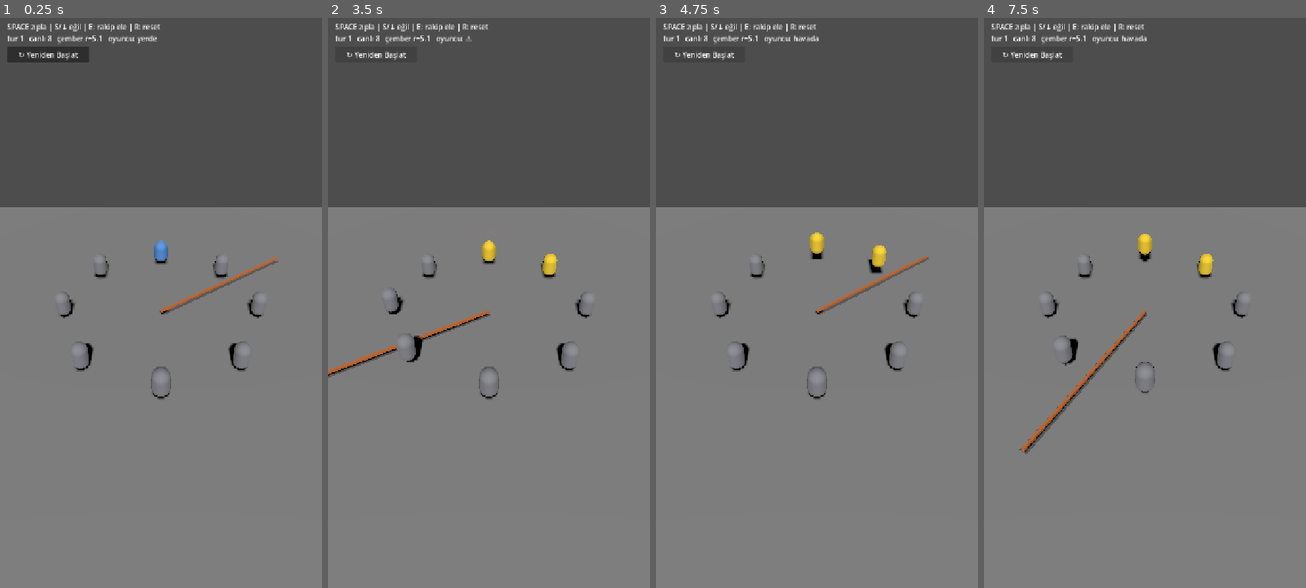
Above: before the commit, frames 1-4 (left to right).
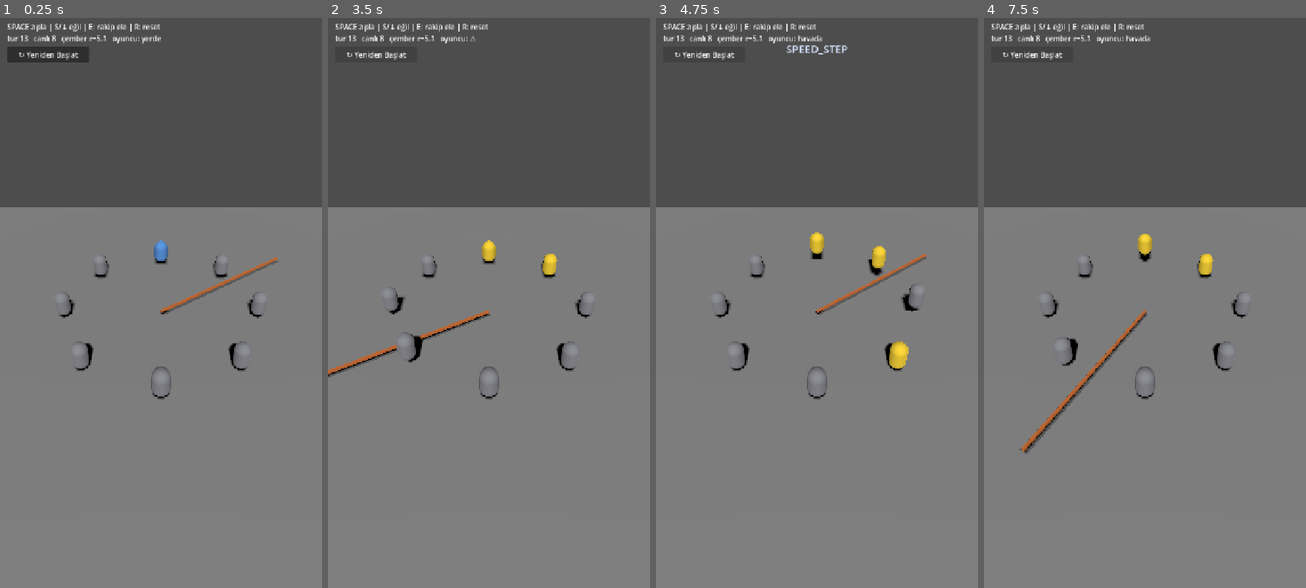
Above: after the commit, the same moments.

Repository: SametCanMavzer/loop-out
Game: Godot game, scene res://scenes/dev/arena_test.tscn
Two runs of this game, one before a commit and one after it. Both use one fixed random seed, a clock stepped at 60 frames per second and the inputs below. This scene is started directly instead of the project's main scene.
Inputs:
- Up to frame 1 (0.25 s): no input
- Up to frame 2 (3.5 s): click "↻ Yeniden Başlat" at 0.5 s; click "↻ Yeniden Başlat" at 1.25 s; click "↻ Yeniden Başlat" at 2 s; tap Enter at 2.75 s; tap S (duck) at 2.85 s; tap Space (jump) at 3.02, 3.05, 3.32 s
- Up to frame 3 (4.75 s): tap Space (jump) at 3.6, 3.77, 4.07, 4.55 s; tap S (duck) at 3.8, 4.35 s
- Up to frame 4 (7.5 s): tap E at 5.1 s; tap Space (jump) at 5.27, 5.57, 6.02, 6.05, 6.32, 6.77, 7.07, 7.35 s; tap S (duck) at 5.3, 6.6 s; tap R at 5.85 s

The runs differ from the first frame. In frame 1, 0.3% of the frame differs, in the area x 7-50%, y 3-5%; in frame 2, 0.3%; in frame 3, 1.0%, in the area x 7-85%, y 3-62%; in frame 4, 0.4%.

Commit message:
feat: F7g wire behaviors/director/quirks/drama into arena
- arena_test: RoundDirector selects behaviors -> rope.queue_behavior (telegraph);
  behavior_telegraphed/started -> label + EventBus; 5-archetype bot mix (Sovcu/Kopyaci,
  player ref for copycat); DramaDirector final-candidate protection; demo starts round 13
- rope: max_abs_speed cap (speed_step runaway); Config: behavior_select_interval/max_consecutive
- bot_brain: duck on HIGH sweep (bots survive high_sweep); test FakeRope gains height field

Co-Authored-By: Claude Opus 4.8 <noreply@anthropic.com>

Diff:
--- a/autoload/Config.gd
+++ b/autoload/Config.gd
@@ -16,6 +16,8 @@
 var economy: Dictionary = {}
 var bots: Dictionary = {}
 var drama: Dictionary = {}
+var behavior_select_interval_ms: float = 2000.0
+var behavior_max_consecutive: int = 2
 
 var _loaded: bool = false
 
@@ -43,6 +45,8 @@
 	economy = d.get("economy", {})
 	bots = d.get("bots", {})
 	drama = d.get("drama", {})
+	behavior_select_interval_ms = float(d.get("behavior_select_interval_ms", 2000.0))
+	behavior_max_consecutive = int(d.get("behavior_max_consecutive", 2))
 	_loaded = true
 	_validate()
 	print("[Config] balance.json yüklendi (version=%d)." % version)
--- a/scenes/dev/arena_test.tscn
+++ b/scenes/dev/arena_test.tscn
@@ -48,6 +48,18 @@
 horizontal_alignment = 1
 text = ""
 
+[node name="Behavior" type="Label" parent="UI"]
+anchors_preset = 5
+anchor_left = 0.5
+anchor_right = 0.5
+offset_left = -180.0
+offset_top = 60.0
+offset_right = 180.0
+offset_bottom = 92.0
+theme_override_font_sizes/font_size = 24
+horizontal_alignment = 1
+text = ""
+
 [node name="Restart" type="Button" parent="UI"]
 focus_mode = 0
 offset_left = 16.0
--- a/scripts/dev/arena_test.gd
+++ b/scripts/dev/arena_test.gd
@@ -7,6 +7,8 @@
 const N_START := 8
 const PLAYER_ANGLE := PI / 2.0
 const SHRINK_S := 0.6          # yeniden dizilim tween süresi (§4.4)
+const DEMO_START_ROUND := 13   # demo: davranış çeşitliliği hemen görünsün (hız/duruş/ters/yüksek)
+const DEMO_ROUND_INTERVAL := 360  # demo tur ilerleme aralığı (tick)
 
 # Zıplama görseli (play_test ile aynı hız modeli)
 const JUMP_V0 := 6.0
@@ -28,40 +30,62 @@
 var _reassign_tween: Tween
 var _arch_by_id := {}       # id -> BotArchetype (oyuncu: null)
 var _pending_elim: Array = []   # bu tick elenecekler (rope.tick sonrası toplu uygulanır)
+var _director: RoundDirector
+var _drama := DramaDirector.new()
+var _behavior_flash := 0.0
 
 @onready var _input: InputQueue = $Input
 @onready var _rope_viz: RopeVisual = $RopeSpinner
 @onready var _info: Label = $UI/Info
 @onready var _feedback: Label = $UI/Feedback
+@onready var _behavior_label: Label = $UI/Behavior
 
 var _flash := 0.0
 
 
 func _ready() -> void:
 	Rng.seed_round(12345)
+	_round = DEMO_START_ROUND   # demo: davranışları hemen göster
 	_r_min = float(Config.ring.get("r_min", 2.2))
 	_r_max = float(Config.ring.get("r_max", 9.0))
 
 	_clock = TickClock.new(); add_child(_clock)
 	_rope = Rope.new(); add_child(_rope)
-	_rope.reset(0.0, Rope.rpm_to_rad_per_sec(25.0))
+	_rope.reset(0.0, Rope.rpm_to_rad_per_sec(float(Config.rope.get("start_rpm", 25))))
+	_rope.max_abs_speed = Rope.rpm_to_rad_per_sec(float(Config.rope.get("max_rpm", 60)))  # §5.1 tavan
 	_rope_viz.bind(_rope)
 	_rope_viz.scale = Vector3(_r_max / 6.0, 1.0, 1.0)   # rope çubuğu (6 birim) r_max'a ulaşsın
 	_rope.crossed.connect(_on_crossed)
+	_rope.behavior_telegraphed.connect(_on_telegraphed)
+	_rope.behavior_started.connect(_on_behavior_started)
 	_input.setup(_clock)
 
 	$UI/Restart.pressed.connect(func() -> void: get_tree().reload_current_scene())
 
-	# Bot arketip dağıtımı (7 bot): karışık Acemi/Panikçi/Sağlam.
+	# Bot arketip dağıtımı (7 bot): 5 arketipin karışımı (Şovcu/Kopyacı dahil).
 	var acemi := load("res://data/archetypes/acemi.tres")
 	var panik := load("res://data/archetypes/panikci.tres")
 	var saglam := load("res://data/archetypes/saglam.tres")
-	var dist := [saglam, panik, acemi, acemi, panik, saglam, acemi]  # id 1..7
+	var sovcu := load("res://data/archetypes/sovcu.tres")
+	var kopya := load("res://data/archetypes/kopyaci.tres")
+	var dist := [saglam, panik, acemi, sovcu, kopya, acemi, saglam]  # id 1..7
 	for i in N_START:
 		_arch_by_id[i] = null if i == _player_id else dist[(i - 1) % dist.size()]
 		_spawn_jumper(i)
 	_alive_ids = range(N_START)
 	_snap_positions()
+
+	# Davranış yönetmeni: havuz + zorluk tier'ları Config'ten.
+	var pool: Array = []
+	for bid in ["normal", "speed_step", "sudden_stop", "reverse", "high_sweep", "double_sweep", "fake_slow"]:
+		pool.append(load("res://data/behaviors/%s.tres" % bid))
+	var tiers: Array = []
+	for tier in Config.difficulty_rounds:
+		tiers.append({"from": int(tier.get("from", 1)), "ids": tier.get("behaviors", [])})
+	_director = RoundDirector.new()
+	_director.setup(Rng.behavior, pool, tiers,
+		Config.ms_to_ticks(Config.behavior_select_interval_ms), Config.behavior_max_consecutive)
+	_drama.setup(int(Config.drama.get("streak_len", 2)))
 
 
 func _spawn_jumper(id: int) -> void:
@@ -71,7 +95,9 @@
 		j.setup(HumanInput.new(_input), Config.jumper_tuning())
 	else:
 		var brain := BotBrain.new()   # gerçek rakip: BotBrain, Rng.bots stream (§4.6/§4.8)
-		brain.setup(Rng.bots, _arch_by_id[id], _rope, j, _round, float(Config.bots.get("lookahead_ms", 600)))
+		var pref: Object = _players[_player_id].jumper if _players.has(_player_id) else null
+		brain.setup(Rng.bots, _arch_by_id[id], _rope, j, _round,
+			float(Config.bots.get("lookahead_ms", 600)), pref, 200.0)  # pref: Kopyacı için oyuncu
 		j.setup(brain, Config.jumper_tuning())
 	var viz := Node3D.new(); add_child(viz)
 	var cap := MeshInstance3D.new()
@@ -100,13 +126,18 @@
 func _physics_process(_dt: float) -> void:
 	_clock.advance()
 	var t := _clock.current_tick
-	# Demo tur ilerlemesi: her 720 tick (~12sn) σ büyür → doğal eleme (zorluk eğrisi).
-	if t > 0 and t % 720 == 0:
+	# Demo tur ilerlemesi: σ büyür + yeni davranışlar açılır (zorluk eğrisi).
+	if t > 0 and t % DEMO_ROUND_INTERVAL == 0:
 		_round += 1
 		for id in _alive_ids:
 			var src = _players[id].jumper.input_source
 			if src is BotBrain:
 				src.set_round(_round)
+	# Davranış seçimi: aralıkta bir davranış → rope'a telegraf'la kuyruğa al (§4.2).
+	if _director != null and not _suspended:
+		var beh := _director.tick(t, _round)
+		if beh != null:
+			_rope.queue_behavior(beh, Config.ms_to_ticks(beh.telegraph_ms))
 	for id in _alive_ids:
 		_players[id].jumper.tick(t)
 	# İp her zaman döner (§4.4); tween sırasında yalnız crossing askıda → boş hedef listesi.
@@ -184,6 +215,36 @@
 	_pending_elim.clear()
 	if any:
 		_reassign()
+		_apply_drama()
+
+
+## Dinamik dram (§4.7): az bot kalınca final adayını koru (σ kıs). Kurtarma streak'i F9 (SaveGame).
+func _apply_drama() -> void:
+	var infos: Array = []
+	for id in _alive_ids:
+		if id == _player_id:
+			continue
+		var br = _players[id].jumper.input_source
+		if br is BotBrain:
+			infos.append({"id": br.archetype_id(), "sigma": br.base_sigma(), "ref": br})
+	if not infos.is_empty() and infos.size() <= 2:
+		var cand := _drama.pick_final_candidate(infos)
+		if not cand.is_empty():
+			cand.ref.set_sigma_override(0.5)   # final adayı daha tutarlı → 1v1'e ulaşır
+
+
+func _on_telegraphed(id: StringName) -> void:
+	EventBus.behavior_telegraphed.emit(id)
+	_behavior_label.text = "⚠ " + String(id).to_upper()
+	_behavior_label.modulate = Color(1.0, 0.8, 0.2, 1.0)
+	_behavior_flash = 1.6
+
+
+func _on_behavior_started(id: StringName) -> void:
+	EventBus.behavior_started.emit(id)
+	_behavior_label.text = String(id).to_upper()
+	_behavior_label.modulate = Color(0.85, 0.9, 1.0, 1.0)
+	_behavior_flash = 1.2
 
 
 func _reassign() -> void:
@@ -234,6 +295,10 @@
 	if _flash > 0.0:
 		_flash = maxf(0.0, _flash - dt * 1.2)
 		_feedback.modulate.a = _flash
+	# Davranış/telegraf yazısını soldur
+	if _behavior_flash > 0.0:
+		_behavior_flash = maxf(0.0, _behavior_flash - dt * 0.5)
+		_behavior_label.modulate.a = minf(_behavior_flash, 1.0)
 
 	# Elenen gövdeleri uçur + soldur
 	var still := []
--- a/scripts/jumper/bot_brain.gd
+++ b/scripts/jumper/bot_brain.gd
@@ -16,6 +16,8 @@
 var _player: Object = null      # Kopyacı için: duck-typed jump_input_tick, is_airborne
 var _copy_delay_ticks: int = 12  # Kopyacı: oyuncu + bu gecikme
 var _forced_sigma_mult: float = 1.0  # dinamik dram müdahalesi (§4.7): σ zorla şişir/kıs
+var _duck_release_at: int = -1       # yüksek süpürme: eğilmeyi bu tick'te bırak
+const _DUCK_HOLD_TICKS := 16         # eğilmeyi geçiş penceresini örtecek kadar tut
 
 var _intent_tick: int = -1
 var _handled_cross: int = -1
@@ -57,10 +59,18 @@
 	if _intent_tick < 0 and ttc <= _lookahead_ticks and absi(t_cross - _handled_cross) > _lookahead_ticks:
 		_intent_tick = _sample_intent(t_cross, tick)
 		_handled_cross = t_cross
-	# Niyet tick'i geldi → kısa zıpla (press+release aynı tick = normal zıplama, hold yok).
+	# Bekleyen eğilme bırakma (yüksek süpürme sonrası ayağa kalk).
+	if _duck_release_at >= 0 and tick >= _duck_release_at:
+		out.append(InputCommand.new(tick, &"duck", false))
+		_duck_release_at = -1
+	# Niyet tick'i geldi → ip YÜKSEK ise eğil (tut+geç bırak), değilse kısa zıpla.
 	if _intent_tick >= 0 and tick >= _intent_tick:
-		out.append(InputCommand.new(tick, &"jump", true))
-		out.append(InputCommand.new(tick, &"jump", false))
+		if int(_rope.height) == int(Rope.Height.HIGH):
+			out.append(InputCommand.new(tick, &"duck", true))
+			_duck_release_at = tick + _DUCK_HOLD_TICKS   # geçişi örtecek kadar tut
+		else:
+			out.append(InputCommand.new(tick, &"jump", true))
+			out.append(InputCommand.new(tick, &"jump", false))
 		_intent_tick = -1
 	return out
 
--- a/scripts/rope/rope.gd
+++ b/scripts/rope/rope.gd
@@ -22,6 +22,7 @@
 var angle: float = 0.0            # radyan [0,TAU)
 var angular_vel: float = 0.0     # rad/s; işareti dönüş yönü
 var base_angular_vel: float = 0.0  # davranış çarpanları buna uygulanır (dönüş yönü işaret)
+var max_abs_speed: float = 0.0     # base hız tavanı (rad/s, 0 = kısıt yok; §5.1 max_rpm)
 var height: Height = Height.LOW
 var mode: Mode = Mode.NORMAL
 
@@ -94,6 +95,8 @@
 		base_angular_vel = -base_angular_vel
 	if p.has("base_speed_mult"):                 # tempo kalıcı artar (speed_step)
 		base_angular_vel *= float(p["base_speed_mult"])
+	if max_abs_speed > 0.0 and absf(base_angular_vel) > max_abs_speed:
+		base_angular_vel = signf(base_angular_vel) * max_abs_speed  # tavan (§5.1 max_rpm)
 	height = Height.HIGH if (p.has("height") and int(p["height"]) == 1) else Height.LOW
 
 	var special := StringName(p.get("special", &""))
--- a/tests/test_bot.gd
+++ b/tests/test_bot.gd
@@ -5,6 +5,7 @@
 class FakeRope extends RefCounted:
 	var angle: float = 0.0
 	var angular_vel: float = 0.0
+	var height: int = 0
 
 class FakeJumper extends RefCounted:
 	var angle_pos: float = 0.0
--- a/tests/test_bot_quirk.gd
+++ b/tests/test_bot_quirk.gd
@@ -4,6 +4,7 @@
 class FakeRope extends RefCounted:
 	var angle: float = 0.0
 	var angular_vel: float = 0.0
+	var height: int = 0
 
 class FakeJumper extends RefCounted:
 	var angle_pos: float = 0.0
--- a/tests/test_drama.gd
+++ b/tests/test_drama.gd
@@ -65,6 +65,7 @@
 class FakeRope extends RefCounted:
 	var angle: float = 0.0
 	var angular_vel: float = 0.0
+	var height: int = 0
 class FakeJumper extends RefCounted:
 	var angle_pos: float = PI
 
